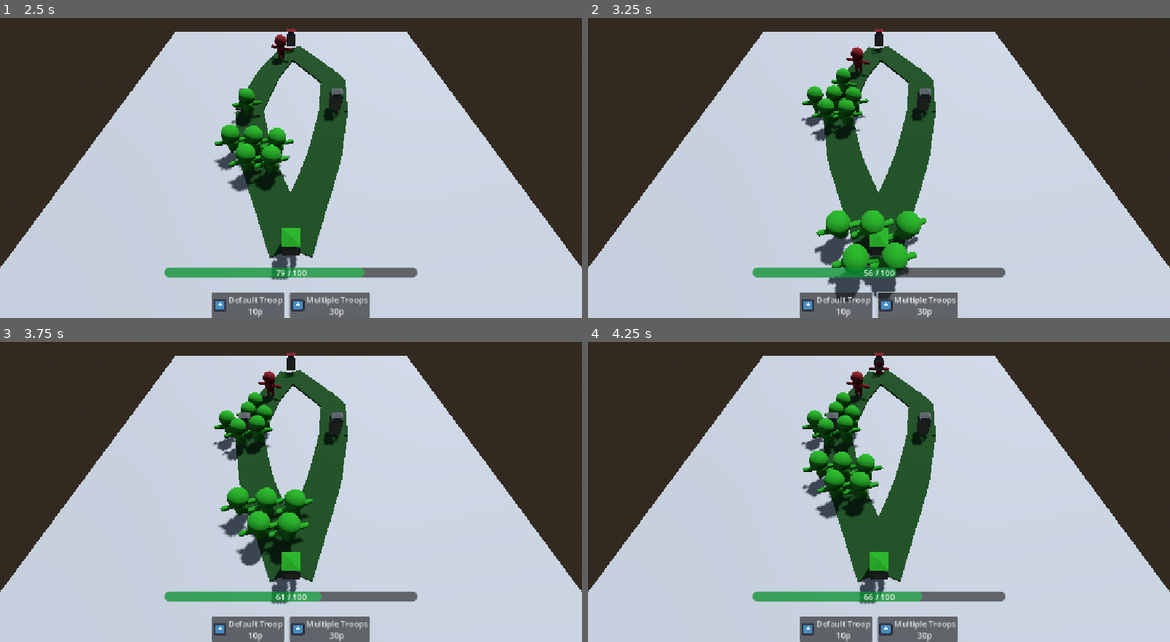
Above: before the commit, frames 1-4 (two rows, left to right).
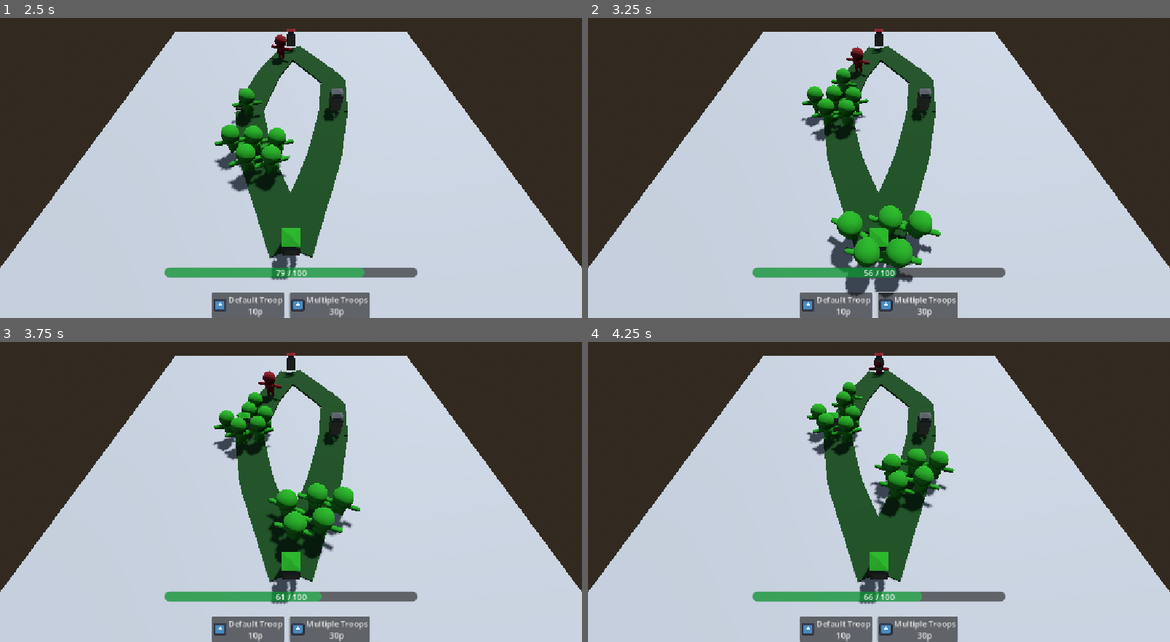
Above: after the commit, the same moments.

Repository: redd096/CrossCommunityGameJam2026
Game: Godot game, scene res://Scenes/game_scene.tscn
The game is run twice, just before and just after one commit, with the same random seed, the same clock (stepped at 60 frames per second) and the same inputs. The engine's default icon, where the game draws it, is replaced by a stand-in: a white triangle on a blue panel in a dark square.
Inputs (mouse positions are in pixels of both pictures, inside the frame that each line leads up to):
- Up to frame 1 (2.5 s): click "Default Troop 10p" at 0.5 s; click "Multiple Troops 30p" at 1.25 s; move the mouse to (419, 138) at 2.02 s; hold Right (ui_right) from 2.03 s (still down); click (419, 138) at 2.17 s
- Up to frame 2 (3.25 s): move the mouse to (762, 171) at 2.77 s; release Right (ui_right) at 2.78 s; hold Down (ui_down) from 2.78 s (still down); tap Enter (ui_accept) at 3.02 s
- Up to frame 3 (3.75 s): move the mouse to (349, 408) at 3.52 s; release Down (ui_down) at 3.53 s; hold Right (ui_right) from 3.53 s (still down)
- Up to frame 4 (4.25 s): keep holding Right (ui_right)

Frame 1 is identical in both runs. In frame 2, 3.0% of the frame differs, in the area x 38-61%, y 62-95%; in frame 3, 3.8%; in frame 4, 4.7%, in the area x 36-63%, y 9-60%.

Commit message:
fix give up time + conquist empty towers

Diff:
--- a/Scripts/units/enemy/states/enemy_attack_state.gd
+++ b/Scripts/units/enemy/states/enemy_attack_state.gd
@@ -4,7 +4,7 @@
 ## Attack State: stay still for a few seconds (attack animation), then destroy the closest target found in area. [br]
 ## Then continue along the path, or go back to idle if there isn't a path
 
-@export var attack_time: float = 2.0 ## seconds to stay still before destroying the target
+@export var attack_time: float = 1.0 ## seconds to stay still before destroying the target
 
 var sm: EnemyStateMachineComponent
 var _target: OrphanUnit
--- a/Scripts/units/enemy/states/enemy_idle_state.gd
+++ b/Scripts/units/enemy/states/enemy_idle_state.gd
@@ -10,6 +10,10 @@
 func _enter_state() -> void:
 	sm = state_machine as EnemyStateMachineComponent
 	current_node = sm.current_map_node
+
+	# arrived on an empty tower: conquer it immediately
+	if current_node.current_faction == OrphanUnit.ECharacterFaction.NONE:
+		current_node.on_tower_destroyed(sm.unit.faction)
 
 	# if there are player's units on the path to my current node, stay still and defend
 	var defend_path: StructPathNode = _get_path_to_defend()
--- a/Scripts/units/enemy/states/enemy_move_state.gd
+++ b/Scripts/units/enemy/states/enemy_move_state.gd
@@ -21,7 +21,8 @@
 	_best_distance = INF
 
 
-func _physics_process_state(_delta: float) -> void:
+func _physics_process_state(delta: float) -> void:
+
 	# move along path
 	var path: Path3D = sm.current_map_node.get_path_from_struct(sm.current_struct_path)
 	var move_forward: bool = sm.current_struct_path.move_forward
@@ -33,6 +34,9 @@
 		return
 
 	# check if reach end of the path or give up, to go back to idle
+
+	# increase "give up timer"
+	_give_up_timer += delta
 
 	# if we moved near the end path, reset "give up timer"
 	var distance: float = sm.movement_component.get_to_end_distance(sm.unit, path, move_forward)
--- a/Scripts/units/player/states/player_attack_state.gd
+++ b/Scripts/units/player/states/player_attack_state.gd
@@ -4,7 +4,7 @@
 ## Attack State: stay still for a few seconds (attack animation), then destroy the closest target found in area. [br]
 ## Then continue along the path, or go back to idle if there isn't a path
 
-@export var attack_time: float = 2.0 ## seconds to stay still before destroying the target
+@export var attack_time: float = 1.0 ## seconds to stay still before destroying the target
 
 var sm: PlayerStateMachineComponent
 var _target: OrphanUnit
--- a/Scripts/units/player/states/player_idle_state.gd
+++ b/Scripts/units/player/states/player_idle_state.gd
@@ -10,6 +10,10 @@
 func _enter_state() -> void:
 	sm = state_machine as PlayerStateMachineComponent
 	current_node = sm.current_map_node
+
+	# arrived on an empty tower: conquer it immediately
+	if current_node.current_faction == OrphanUnit.ECharacterFaction.NONE:
+		current_node.on_tower_destroyed(sm.unit.faction)
 
 	# find a tower to move to
 	var move_path: StructPathNode = get_next_path()
--- a/Scripts/units/player/states/player_move_state.gd
+++ b/Scripts/units/player/states/player_move_state.gd
@@ -21,7 +21,7 @@
 	_best_distance = INF
 
 
-func _physics_process_state(_delta: float) -> void:
+func _physics_process_state(delta: float) -> void:
 	# move along path
 	var path: Path3D = sm.current_map_node.get_path_from_struct(sm.current_struct_path)
 	var move_forward: bool = sm.current_struct_path.move_forward
@@ -33,6 +33,9 @@
 		return
 
 	# check if reach end of the path or give up, to go back to idle
+
+	# increase "give up timer"
+	_give_up_timer += delta
 
 	# if we moved near the end path, reset "give up timer"
 	var distance: float = sm.movement_component.get_to_end_distance(sm.unit, path, move_forward)
